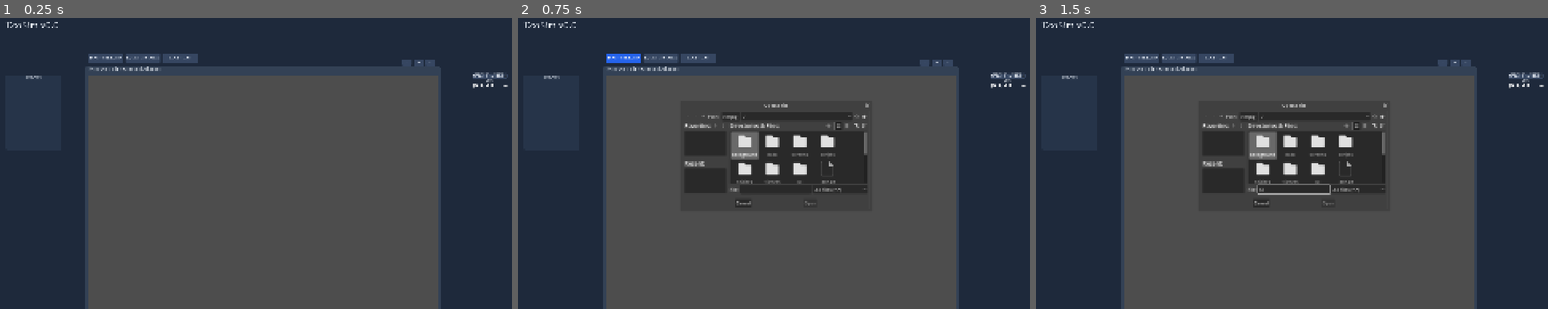
Above: before the commit, frames 1-3 (left to right).
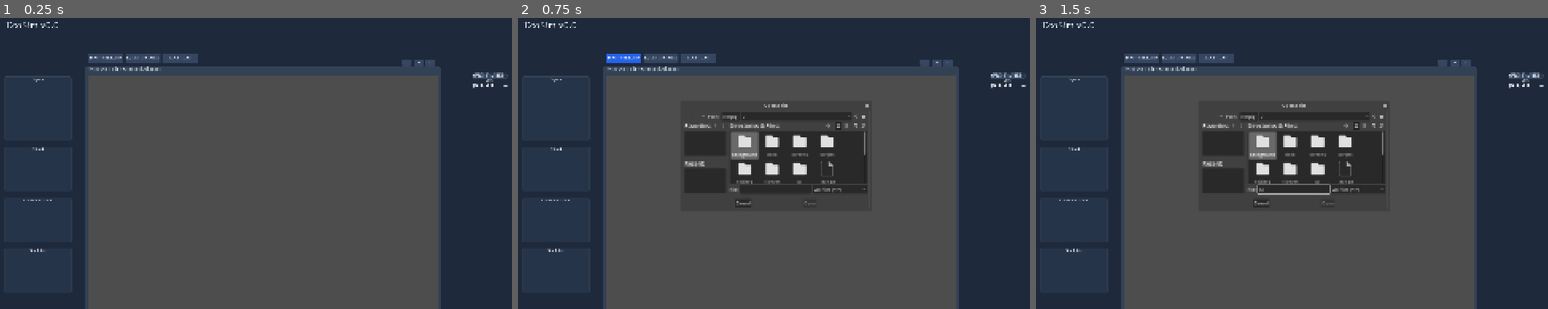
Above: after the commit, the same moments.

Repository: EcoSim-Interactive/EcoSim-game
Game: Godot game, scene res://screens/Homepage.tscn
Same seed, same stepped clock (60 frames per second), same inputs: the game is played once before the commit and once after it.
Inputs (mouse positions are in pixels of both pictures, inside the frame that each line leads up to):
- Up to frame 1 (0.25 s): no input
- Up to frame 2 (0.75 s): click "Import Simulation" at 0.5 s
- Up to frame 3 (1.5 s): click (1292, 189) at 1.27 s; type "12" at 1.35 s

The runs differ from the first frame. In frame 1, 0.1% of the frame differs, in the area x 4-14%, y 19-81%; in frame 2, 0.3%; in frame 3, 0.3%, in the area x 4-69%, y 19-81%.

Commit message:
ajout slot pour les procahines feature

Diff:
--- a/simulatorV1/godot_interface/simulation/background/theme_dark.tres
+++ b/simulatorV1/godot_interface/simulation/background/theme_dark.tres
@@ -82,6 +82,10 @@
 
 [sub_resource type="StyleBoxFlat" id="StyleBoxFlat_scp28"]
 bg_color = Color(0.14902, 0.203922, 0.286275, 1)
+border_width_left = 4
+border_width_top = 4
+border_width_right = 4
+border_width_bottom = 4
 border_color = Color(0.2, 0.254902, 0.333333, 1)
 corner_radius_top_left = 8
 corner_radius_top_right = 8
--- a/simulatorV1/godot_interface/simulation/screens/Homepage.tscn
+++ b/simulatorV1/godot_interface/simulation/screens/Homepage.tscn
@@ -311,10 +311,10 @@
 
 [node name="PanelContainer" type="PanelContainer" parent="." unique_id=1824479893]
 layout_mode = 0
-offset_left = -816.0
-offset_top = -60.4166
-offset_right = -416.0
-offset_bottom = 339.583
+offset_left = -825.0
+offset_top = -57.292
+offset_right = -346.0
+offset_bottom = 292.708
 scale = Vector2(1, 1.33333)
 theme = ExtResource("2_gmipm")
 
@@ -326,7 +326,7 @@
 layout_mode = 2
 theme = ExtResource("2_gmipm")
 theme_override_font_sizes/font_size = 24
-text = "SPECIES"
+text = "Espèce"
 horizontal_alignment = 1
 
 [node name="ScrollContainer" type="ScrollContainer" parent="PanelContainer/VBoxContainer" unique_id=359598251]
@@ -338,3 +338,81 @@
 [node name="SpeciesConfigurator" type="CanvasLayer" parent="." unique_id=941361684]
 script = ExtResource("7_speciescfg")
 world_path = NodePath("../Simulateur/Panel/SubViewportContainer/SubViewport/World")
+
+[node name="Climat" type="PanelContainer" parent="." unique_id=2126025409]
+layout_mode = 0
+offset_left = -825.0
+offset_top = 450.0
+offset_right = -346.0
+offset_bottom = 750.0
+scale = Vector2(1, 1.0833303)
+theme = ExtResource("2_gmipm")
+
+[node name="VBoxContainer" type="VBoxContainer" parent="Climat" unique_id=9119494]
+layout_mode = 2
+theme = ExtResource("2_gmipm")
+
+[node name="Label" type="Label" parent="Climat/VBoxContainer" unique_id=1570899280]
+layout_mode = 2
+theme = ExtResource("2_gmipm")
+theme_override_font_sizes/font_size = 24
+text = "Climat"
+horizontal_alignment = 1
+
+[node name="ScrollContainer" type="ScrollContainer" parent="Climat/VBoxContainer" unique_id=1671602933]
+layout_mode = 2
+
+[node name="VBoxContainer" type="VBoxContainer" parent="Climat/VBoxContainer/ScrollContainer" unique_id=768445579]
+layout_mode = 2
+
+[node name="Controles status" type="PanelContainer" parent="." unique_id=1820014903]
+layout_mode = 0
+offset_left = -825.0
+offset_top = 820.0
+offset_right = -346.0
+offset_bottom = 1120.0
+scale = Vector2(1, 1.0833303)
+theme = ExtResource("2_gmipm")
+
+[node name="VBoxContainer" type="VBoxContainer" parent="Controles status" unique_id=851255562]
+layout_mode = 2
+theme = ExtResource("2_gmipm")
+
+[node name="Label" type="Label" parent="Controles status/VBoxContainer" unique_id=2000180916]
+layout_mode = 2
+theme = ExtResource("2_gmipm")
+theme_override_font_sizes/font_size = 24
+text = "Contrôleur statut"
+horizontal_alignment = 1
+
+[node name="ScrollContainer" type="ScrollContainer" parent="Controles status/VBoxContainer" unique_id=2119747977]
+layout_mode = 2
+
+[node name="VBoxContainer" type="VBoxContainer" parent="Controles status/VBoxContainer/ScrollContainer" unique_id=1032709830]
+layout_mode = 2
+
+[node name="Simulation" type="PanelContainer" parent="." unique_id=1642821269]
+layout_mode = 0
+offset_left = -825.0
+offset_top = 1182.291
+offset_right = -346.0
+offset_bottom = 1482.291
+scale = Vector2(1, 1.0833303)
+theme = ExtResource("2_gmipm")
+
+[node name="VBoxContainer" type="VBoxContainer" parent="Simulation" unique_id=1315321564]
+layout_mode = 2
+theme = ExtResource("2_gmipm")
+
+[node name="Label" type="Label" parent="Simulation/VBoxContainer" unique_id=1208706082]
+layout_mode = 2
+theme = ExtResource("2_gmipm")
+theme_override_font_sizes/font_size = 24
+text = "Simulation"
+horizontal_alignment = 1
+
+[node name="ScrollContainer" type="ScrollContainer" parent="Simulation/VBoxContainer" unique_id=433140446]
+layout_mode = 2
+
+[node name="VBoxContainer" type="VBoxContainer" parent="Simulation/VBoxContainer/ScrollContainer" unique_id=823890126]
+layout_mode = 2
